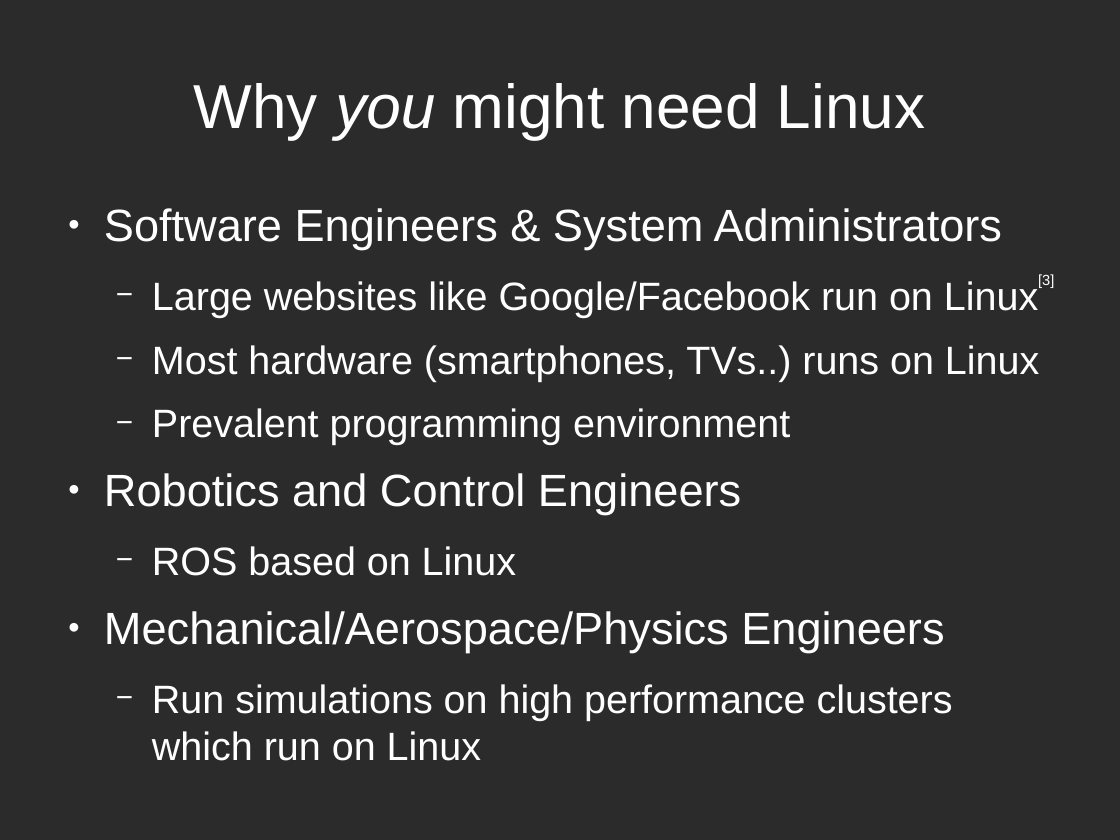
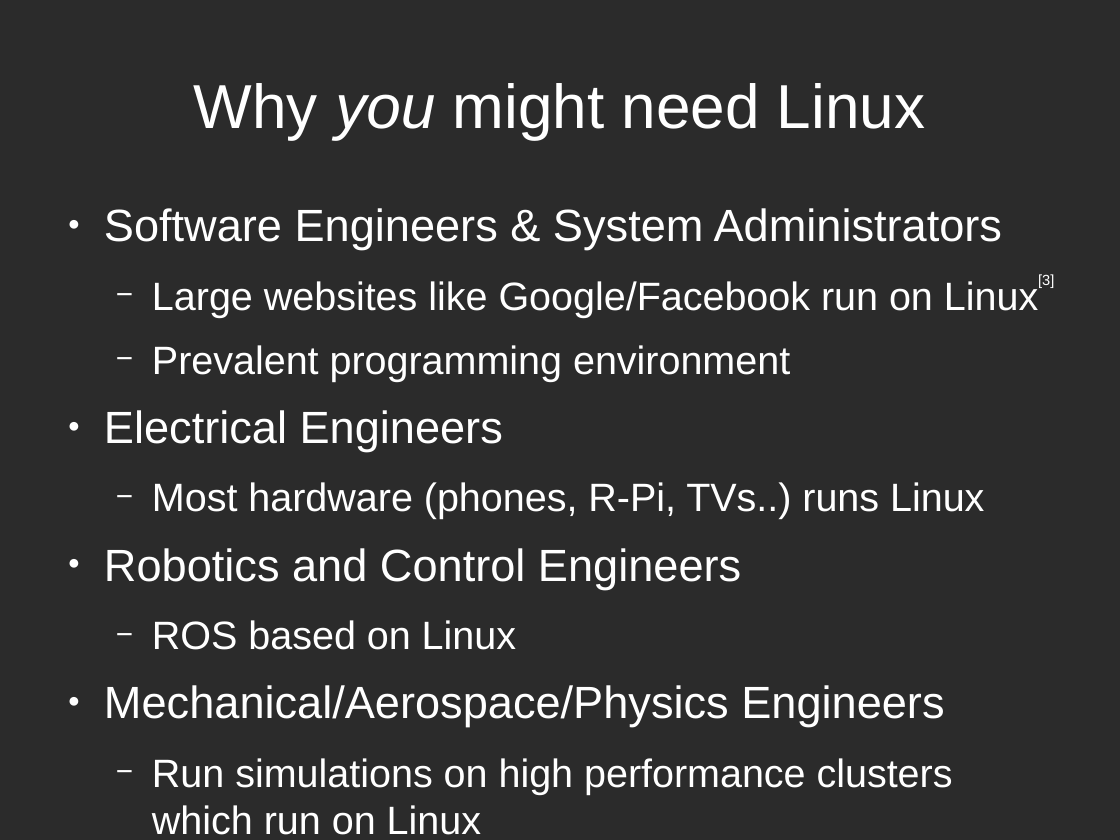
Before and after one commit to LUGatUTA/Presentations-Public, a slide deck: slide 4 of intro_linux_LUG/LUG_Intro_Linux.odp (slide 6 before the commit). Drawn at 1120x840 pixels with LibreOffice and Linux fonts; fonts in the diff are those of the drawing; background and template pictures are left out; a plain dark background stands for a picture behind light text. Boxes give left, top, right and bottom in pixels: in the first picture for what was removed or moved away, otherwise in the second. Text is boxed around its words. In the diff, an @@ line names an element or a change of style, - is before the commit and + after.

```diff
--- a/intro_linux_LUG/LUG_Intro_Linux.odp
+++ b/intro_linux_LUG/LUG_Intro_Linux.odp
@@ text at box(152, 345, 1039, 382): paragraph removed @@
-  − Most hardware (smartphones, TVs..) runs on Linux
@@ text at box(104, 410, 984, 519): paragraphs added @@
+● Electrical Engineers
+  − Most hardware (phones, R-Pi, TVs..) runs Linux
```
Also in this commit, not shown: 6 other slides changed, 2 slides added, 1 slide removed, 1 other file.
